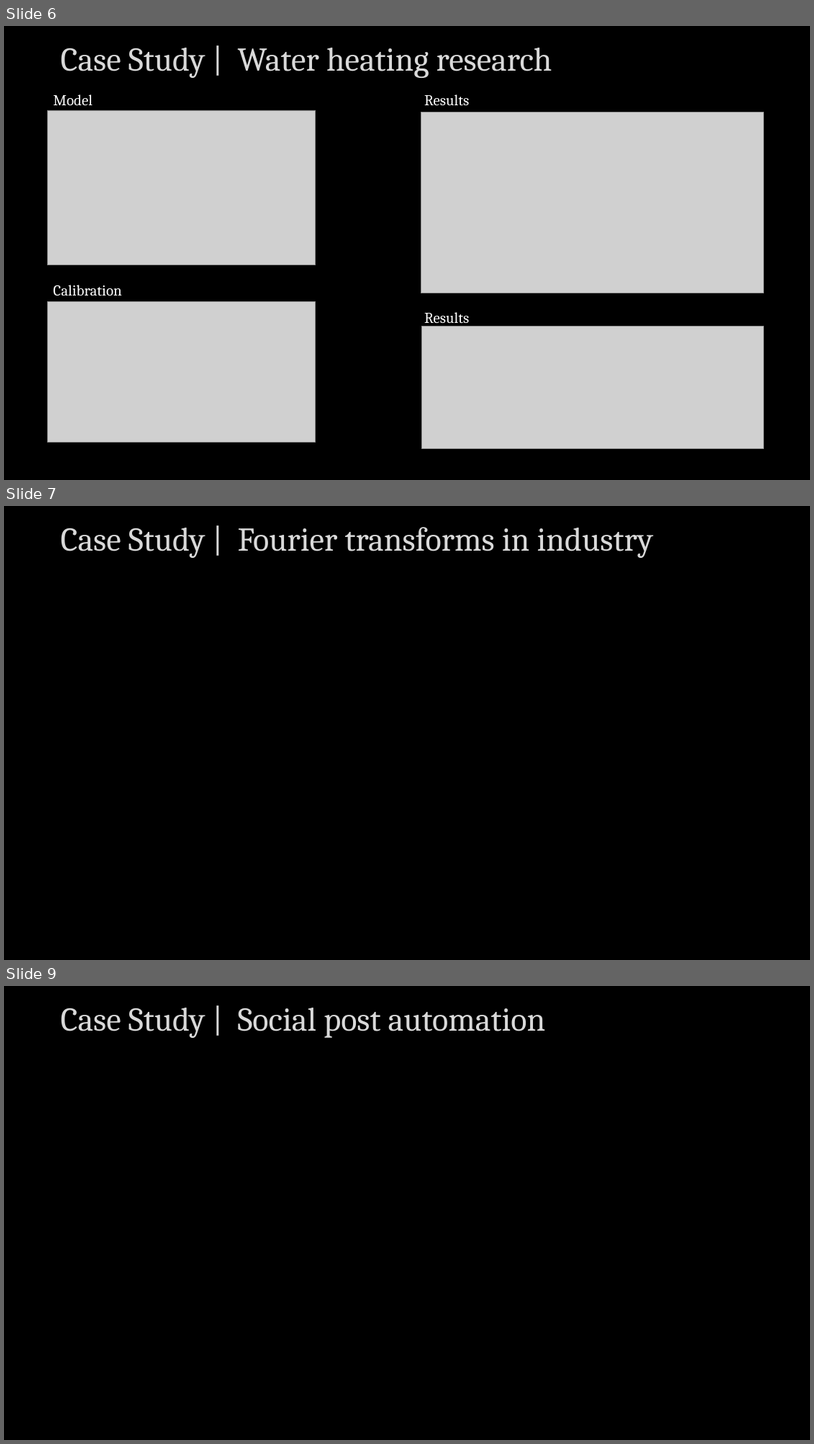
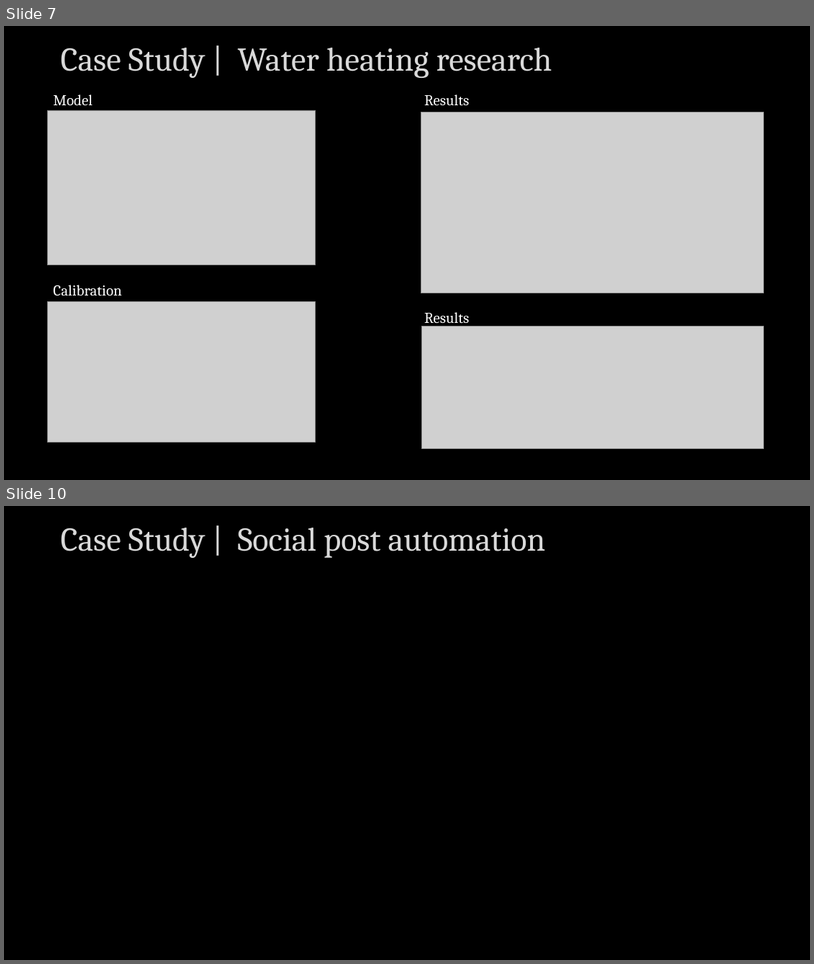
Before and after one commit to Tooblippe/tooblippe, a slide deck: assets/presentation-elements.pptx. Shown one above the other, each under a label of ours: slides 6, 7 and 9 before the commit, slides 7 and 10 after it; the slides between them are not shown. The pictures are 814x1444 and 814x964 pixels, drawn with LibreOffice and Linux fonts; fonts in the diff are those of the drawing; grey boxes stand for pictures. Boxes give left, top, right and bottom in pixels: in the first picture for what was removed or moved away, otherwise in the second. Text is boxed around its words. In the diff, an @@ line names an element or a change of style, - is before the commit and + after.

```diff
--- a/assets/presentation-elements.pptx
+++ b/assets/presentation-elements.pptx
@@ slide 7 removed at box(4, 506, 810, 960), background #000000 @@
@@ title removed at box(61, 527, 654, 558) @@
-Case Study | Fourier transforms in industry
@@ what was slide 6 is now slide 7 @@
@@ what was slide 9 is now slide 10 @@
```
Also in this commit, not shown: 2 slides changed, 2 slides added, 4 other files.
